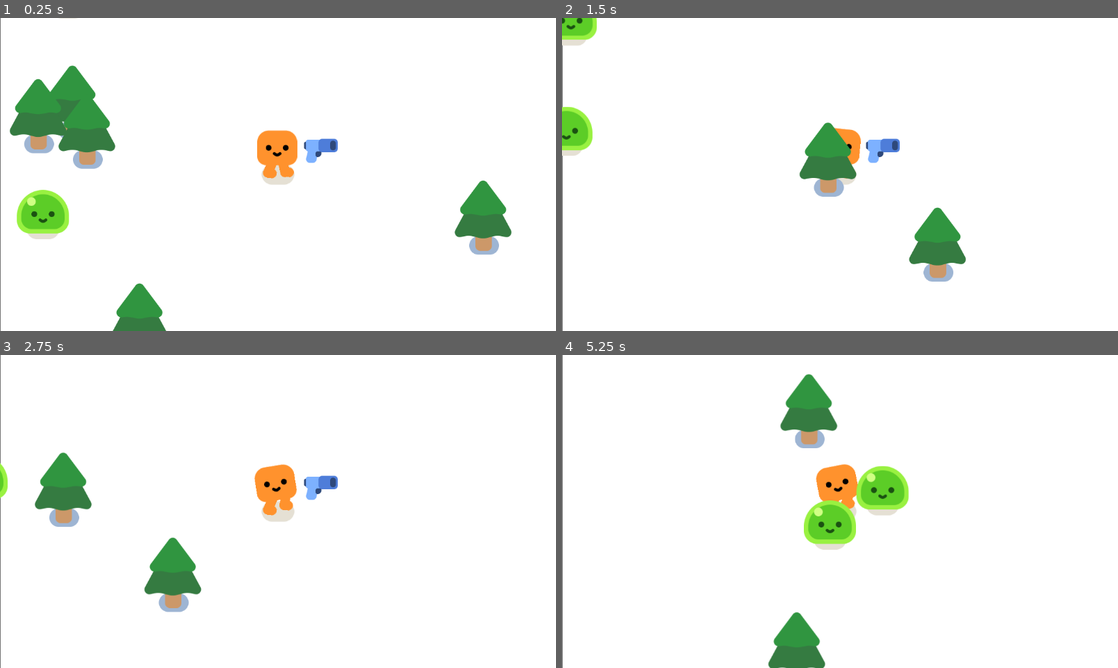
Above: before the commit, frames 1-4 (two rows, left to right).
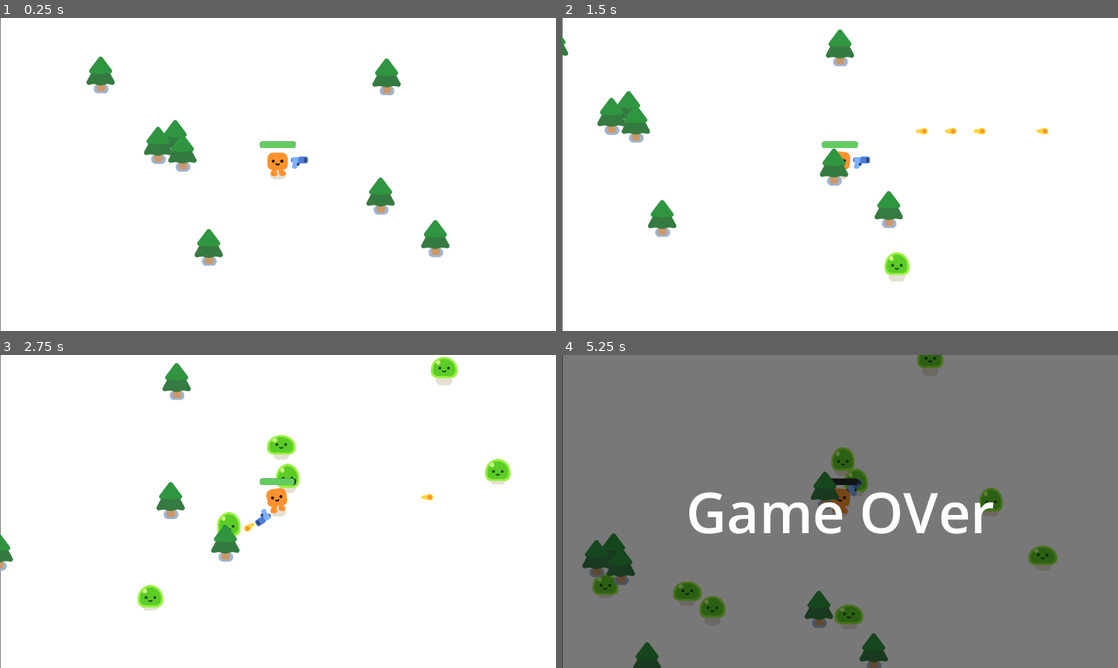
Above: after the commit, the same moments.

Repository: JannikHi/first-vampire-survivor-game
Game: Godot game, scene res://scenes/game.tscn
Same seed, same stepped clock (60 frames per second), same inputs: the game is played once before the commit and once after it.
Inputs:
- Up to frame 1 (0.25 s): no input
- Up to frame 2 (1.5 s): hold D (move_right) 0.53-1.28 s; hold S (move_down) from 1.28 s (still down)
- Up to frame 3 (2.75 s): release S (move_down) at 2.03 s; hold D (move_right) from 2.03 s (still down)
- Up to frame 4 (5.25 s): release D (move_right) at 2.78 s; hold W (move_up) 2.78-3.53 s; hold A (move_left) 3.53-5.03 s; hold S (move_down) from 5.03 s (still down)

The runs differ from the first frame. In frame 1, 11% of the frame differs, in the area x 1-92%, y 0-100%; in frame 2, 7.3%; in frame 3, 7.2%; in frame 4, 98%, in the area x 0-100%, y 0-100%.

Commit message:
Finised Tutorial

Diff:
--- a/mob.gd
+++ b/mob.gd
@@ -1,9 +1,25 @@
 extends CharacterBody2D
 
+var health = 3
 
 @onready var player = get_node("/root/Game/Player")
+
+func _ready() -> void:
+	%Slime.play_walk()
 
 func _physics_process(delta: float) -> void:
 	var direction = global_position.direction_to(player.global_position)
 	velocity = direction * 300
 	move_and_slide()
+
+func take_damage():
+	health -= 1
+	%Slime.play_hurt()
+
+	if health == 0:
+		queue_free()
+
+		const SMOKE_SCENE = preload("res://smoke_explosion/smoke_explosion.tscn")
+		var smoke = SMOKE_SCENE.instantiate()
+		get_parent().add_child(smoke)
+		smoke.global_position = global_position
--- /dev/null
+++ b/scenes/bullet.tscn
@@ -0,0 +1,23 @@
+[gd_scene load_steps=4 format=3 uid="uid://cw4dcmfbjpffn"]
+
+[ext_resource type="Script" uid="uid://djdtiiqp88v83" path="res://scripts/bullet.gd" id="1_y25gk"]
+[ext_resource type="Texture2D" uid="uid://dftkbqwsfd68r" path="res://pistol/projectile.png" id="2_l5glv"]
+
+[sub_resource type="CircleShape2D" id="CircleShape2D_eoqba"]
+radius = 18.027756
+
+[node name="Bullet" type="Area2D"]
+top_level = true
+rotation = 0.13475867
+collision_layer = 0
+collision_mask = 3
+script = ExtResource("1_y25gk")
+
+[node name="Projectile" type="Sprite2D" parent="."]
+position = Vector2(-10, -1)
+texture = ExtResource("2_l5glv")
+
+[node name="CollisionShape2D" type="CollisionShape2D" parent="."]
+shape = SubResource("CircleShape2D_eoqba")
+
+[connection signal="body_entered" from="." to="." method="_on_body_entered"]
--- a/scenes/game.tscn
+++ b/scenes/game.tscn
@@ -1,11 +1,18 @@
-[gd_scene load_steps=4 format=3 uid="uid://17vmtxrkysi7"]
+[gd_scene load_steps=5 format=3 uid="uid://17vmtxrkysi7"]
 
+[ext_resource type="Script" uid="uid://c3hdf6jp7tddl" path="res://scripts/game.gd" id="1_lnu2h"]
 [ext_resource type="PackedScene" uid="uid://bls7e03uednrc" path="res://scenes/player.tscn" id="1_uwrxv"]
 [ext_resource type="PackedScene" uid="uid://b2rmylgcohnuv" path="res://scenes/pine_tree.tscn" id="2_yqjtg"]
-[ext_resource type="PackedScene" uid="uid://b7kfwjamnw1tb" path="res://scenes/mob.tscn" id="3_lnu2h"]
+
+[sub_resource type="Curve2D" id="Curve2D_lbhrr"]
+_data = {
+"points": PackedVector2Array(0, 0, 0, 0, -241, -130, 0, 0, 0, 0, 2245, -143, 0, 0, 0, 0, 2241, 1310, 0, 0, 0, 0, -251, 1317, 0, 0, 0, 0, -241, -130, 0, 0, 0, 0, 1993, 492)
+}
+point_count = 6
 
 [node name="Game" type="Node2D"]
 y_sort_enabled = true
+script = ExtResource("1_lnu2h")
 
 [node name="CanvasLayer" type="CanvasLayer" parent="."]
 layer = -10
@@ -45,13 +52,46 @@
 [node name="Player" parent="." instance=ExtResource("1_uwrxv")]
 position = Vector2(1016, 616)
 
-[node name="Mobs" type="Node" parent="."]
+[node name="Path2D" type="Path2D" parent="Player"]
+position = Vector2(-1016, -616)
+curve = SubResource("Curve2D_lbhrr")
 
-[node name="Mob" parent="Mobs" instance=ExtResource("3_lnu2h")]
-position = Vector2(456, 746)
+[node name="PathFollow2D" type="PathFollow2D" parent="Player/Path2D"]
+unique_name_in_owner = true
+position = Vector2(-241, -130)
+rotation = -0.0052292366
 
-[node name="Mob2" parent="Mobs" instance=ExtResource("3_lnu2h")]
-position = Vector2(522, 226)
+[node name="Timer" type="Timer" parent="."]
+wait_time = 0.3
+autostart = true
 
-[node name="Mob3" parent="Mobs" instance=ExtResource("3_lnu2h")]
-position = Vector2(183, 584)
+[node name="GameOver" type="CanvasLayer" parent="."]
+unique_name_in_owner = true
+visible = false
+
+[node name="ColorRect" type="ColorRect" parent="GameOver"]
+anchors_preset = 15
+anchor_right = 1.0
+anchor_bottom = 1.0
+grow_horizontal = 2
+grow_vertical = 2
+color = Color(0, 0, 0, 0.5294118)
+
+[node name="Label" type="Label" parent="GameOver/ColorRect"]
+layout_mode = 1
+anchors_preset = 8
+anchor_left = 0.5
+anchor_top = 0.5
+anchor_right = 0.5
+anchor_bottom = 0.5
+offset_left = -44.5
+offset_top = -11.5
+offset_right = 44.5
+offset_bottom = 11.5
+grow_horizontal = 2
+grow_vertical = 2
+theme_override_font_sizes/font_size = 116
+text = "Game OVer"
+
+[connection signal="health_depleted" from="Player" to="." method="_on_player_health_depleted"]
+[connection signal="timeout" from="Timer" to="." method="_on_timer_timeout"]
--- a/scenes/gun.tscn
+++ b/scenes/gun.tscn
@@ -22,5 +22,12 @@
 position = Vector2(90, -13)
 texture = ExtResource("1_x77fm")
 
-[node name="Marker2D" type="Marker2D" parent="WeaponPivot/Pistol"]
+[node name="ShootingPoint" type="Marker2D" parent="WeaponPivot/Pistol"]
+unique_name_in_owner = true
 position = Vector2(26, -10)
+
+[node name="Timer" type="Timer" parent="."]
+wait_time = 0.3
+autostart = true
+
+[connection signal="timeout" from="Timer" to="." method="_on_timer_timeout"]
--- a/scenes/mob.tscn
+++ b/scenes/mob.tscn
@@ -12,6 +12,7 @@
 script = ExtResource("1_bsing")
 
 [node name="Slime" parent="." instance=ExtResource("1_4are2")]
+unique_name_in_owner = true
 
 [node name="CollisionShape2D" type="CollisionShape2D" parent="."]
 position = Vector2(0, -31)
--- a/scenes/player.tscn
+++ b/scenes/player.tscn
@@ -6,6 +6,23 @@
 
 [sub_resource type="CircleShape2D" id="CircleShape2D_g2els"]
 radius = 41.04875
+
+[sub_resource type="CircleShape2D" id="CircleShape2D_qhqgy"]
+radius = 45.0
+
+[sub_resource type="StyleBoxFlat" id="StyleBoxFlat_qhqgy"]
+bg_color = Color(0.15294118, 0.16862746, 0.1882353, 1)
+corner_radius_top_left = 8
+corner_radius_top_right = 8
+corner_radius_bottom_right = 8
+corner_radius_bottom_left = 8
+
+[sub_resource type="StyleBoxFlat" id="StyleBoxFlat_dqkch"]
+bg_color = Color(0.3882353, 0.8, 0.37254903, 1)
+corner_radius_top_left = 8
+corner_radius_top_right = 8
+corner_radius_bottom_right = 8
+corner_radius_bottom_left = 8
 
 [node name="Player" type="CharacterBody2D"]
 script = ExtResource("1_g2els")
@@ -18,6 +35,30 @@
 shape = SubResource("CircleShape2D_g2els")
 
 [node name="Camera2D" type="Camera2D" parent="."]
+rotation = 0.00015887641
+zoom = Vector2(0.5, 0.5)
 
 [node name="Gun" parent="." instance=ExtResource("3_qhqgy")]
 position = Vector2(0, -36)
+
+[node name="HurtBox" type="Area2D" parent="."]
+unique_name_in_owner = true
+collision_layer = 0
+collision_mask = 2
+
+[node name="CollisionShape2D" type="CollisionShape2D" parent="HurtBox"]
+position = Vector2(-1, -52)
+rotation = 2.2521722
+shape = SubResource("CircleShape2D_qhqgy")
+debug_color = Color(0.9864127, 0, 0.32865155, 0.41960785)
+
+[node name="ProgressBar" type="ProgressBar" parent="."]
+unique_name_in_owner = true
+offset_left = -75.0
+offset_top = -137.0
+offset_right = 74.0
+offset_bottom = -110.0
+theme_override_styles/background = SubResource("StyleBoxFlat_qhqgy")
+theme_override_styles/fill = SubResource("StyleBoxFlat_dqkch")
+value = 100.0
+show_percentage = false
--- /dev/null
+++ b/scripts/bullet.gd
@@ -0,0 +1,20 @@
+extends Area2D
+
+var travelled_distance = 0
+
+func _physics_process(delta: float) -> void:
+	const SPEED = 1000
+	const RANGE = 1200
+
+	var direction = Vector2.RIGHT.rotated(rotation)
+	position += direction * SPEED * delta
+
+	travelled_distance += SPEED * delta
+	if travelled_distance > RANGE:
+		queue_free()
+
+
+func _on_body_entered(body: Node2D) -> void:
+	queue_free()
+	if body.has_method("take_damage"):
+		body.take_damage()
--- /dev/null
+++ b/scripts/game.gd
@@ -0,0 +1,19 @@
+extends Node2D
+
+
+
+func spawn_mob():
+	var new_mob = preload("res://scenes/mob.tscn").instantiate()
+	%PathFollow2D.progress_ratio = randf()
+	new_mob.global_position = %PathFollow2D.global_position
+	add_child(new_mob)
+
+
+
+func _on_timer_timeout() -> void:
+	spawn_mob()
+
+
+func _on_player_health_depleted() -> void:
+	%GameOver.visible = true
+	get_tree().paused = true
--- a/scripts/gun.gd
+++ b/scripts/gun.gd
@@ -1,8 +1,21 @@
 extends Area2D
 
+var health = 3
 
 func _physics_process(delta: float) -> void:
 	var enemies_in_range = get_overlapping_bodies()
 	if enemies_in_range.size() > 0:
 		var target_enemy = enemies_in_range[0]
 		look_at(target_enemy.global_position)
+
+
+
+func shoot():
+	const BULLET = preload("res://scenes/bullet.tscn")
+	var new_bullet = BULLET.instantiate()
+	new_bullet.global_position = %ShootingPoint.global_position
+	new_bullet.global_rotation = %ShootingPoint.global_rotation
+	%ShootingPoint.add_child(new_bullet)
+
+func _on_timer_timeout() -> void:
+	shoot()
--- a/scripts/player.gd
+++ b/scripts/player.gd
@@ -1,5 +1,8 @@
 extends CharacterBody2D
 
+signal health_depleted
+
+var health = 100.0
 
 func _physics_process(delta: float) -> void:
 	var direction = Input.get_vector("move_left", "move_right", "move_up", "move_down")
@@ -11,3 +14,11 @@
 		%HappyBoo.play_walk_animation()
 	else:
 		%HappyBoo.play_idle_animation()
+
+	const DAMAGE_RATE = 50.0
+	var overlapping_mobs = %HurtBox.get_overlapping_bodies()
+	if overlapping_mobs.size()> 0:
+		health -= DAMAGE_RATE * overlapping_mobs.size() * delta
+		%ProgressBar.value = health
+		if health <= 0.0:
+			health_depleted.emit()
Not shown: 1 places in scenes/player.tscn that only renumber resources
Not shown, added: scripts/bullet.gd.uid
Not shown, added: scripts/game.gd.uid
